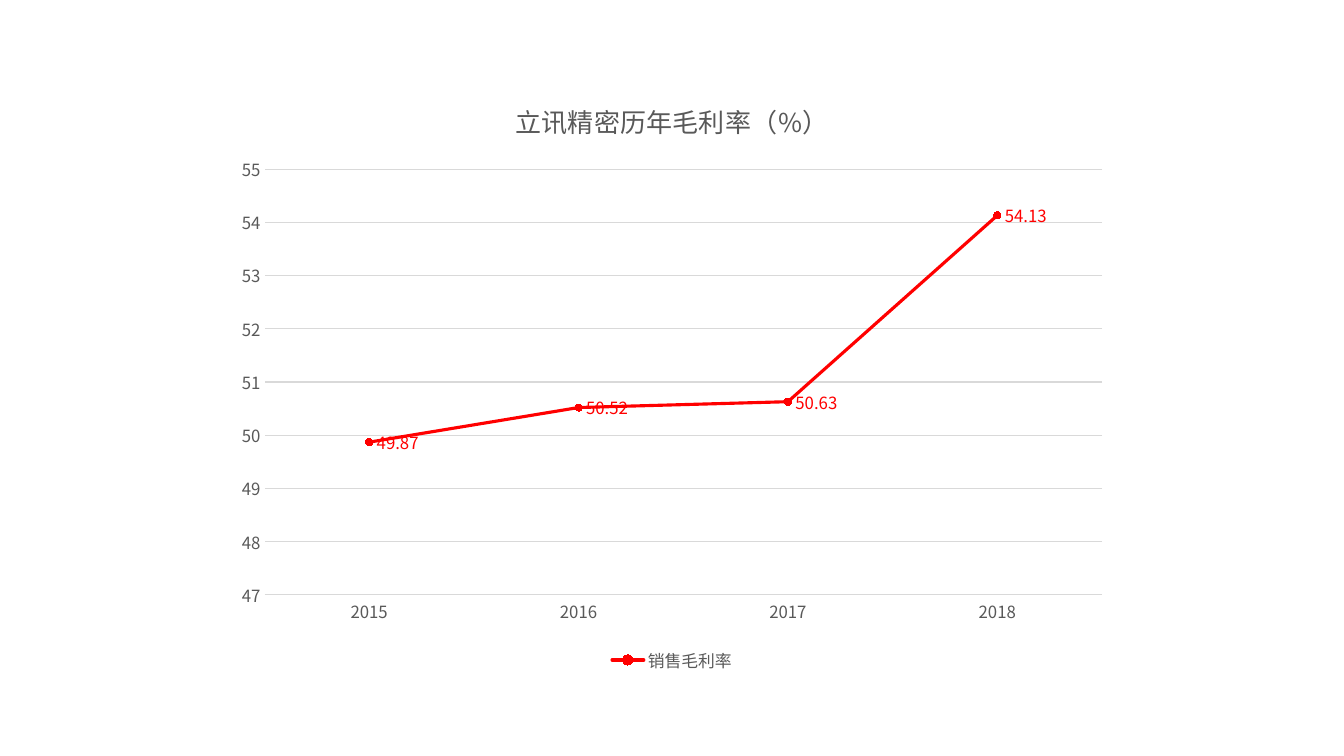
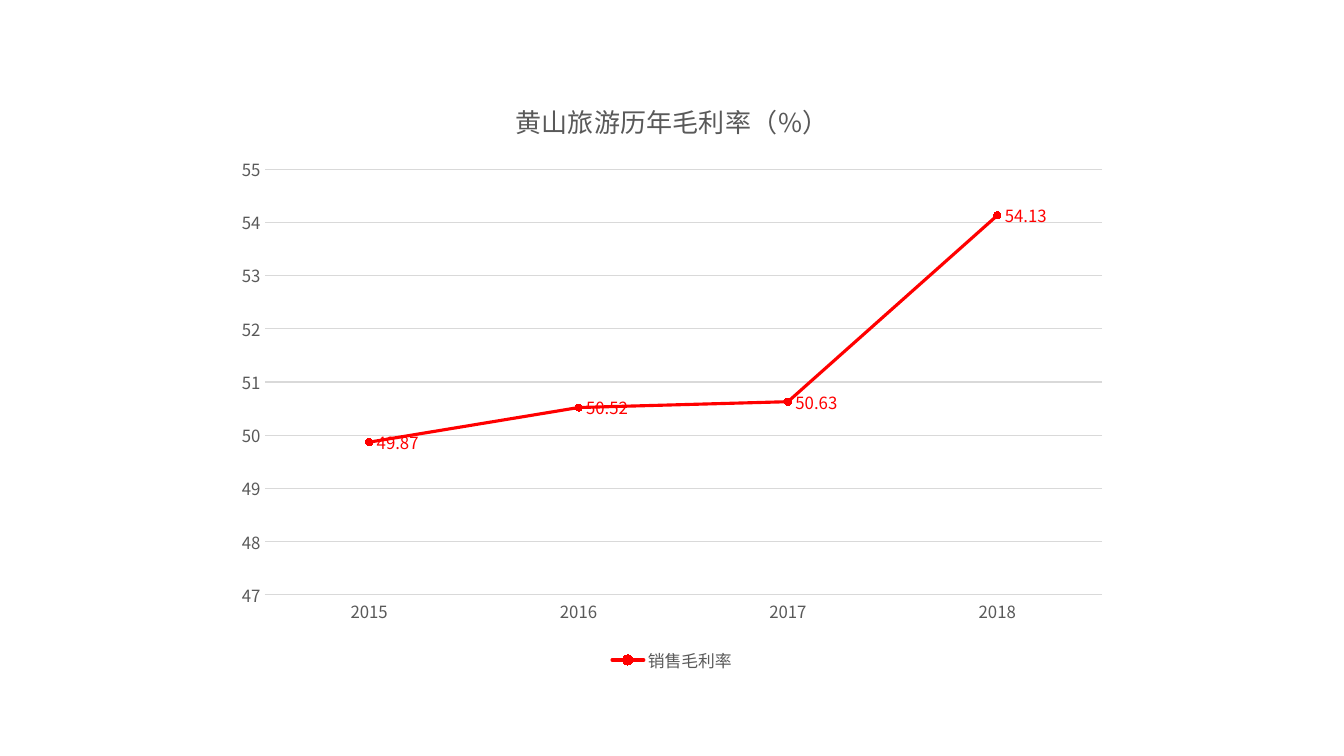
Before and after one commit to mxw2/stackDataDeal, a slide deck: slide 7 of result_ppt/11黄山旅游/11黄山旅游.pptx. Drawn at 1344x756 pixels with LibreOffice and Linux fonts; fonts in the diff are those of the drawing. Boxes give left, top, right and bottom in pixels: in the first picture for what was removed or moved away, otherwise in the second. Text is boxed around its words. In the diff, an @@ line names an element or a change of style, - is before the commit and + after.

```diff
--- a/result_ppt/11黄山旅游/11黄山旅游.pptx
+++ b/result_ppt/11黄山旅游/11黄山旅游.pptx
@@ line chart at bbox=[224, 80, 1120, 678] @@
@@ title "立讯精密历年毛利率（%） " to "黄山旅游历年毛利率（%） " @@
```
Also in this commit, not shown: 4 other slides changed, 1 slide added, 1 slide removed, 7 other files.
